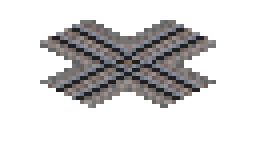
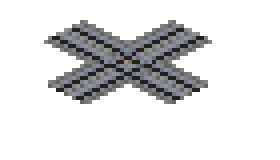
Layer changes from the first 280x160 image to the second:
removed layer "Layer 5" over bbox(40, 20, 216, 108)
added layer "Layer 7" above "Layer 6" over bbox(48, 20, 212, 104)
added layer "Layer 6" above "Background" over bbox(44, 20, 208, 104)
